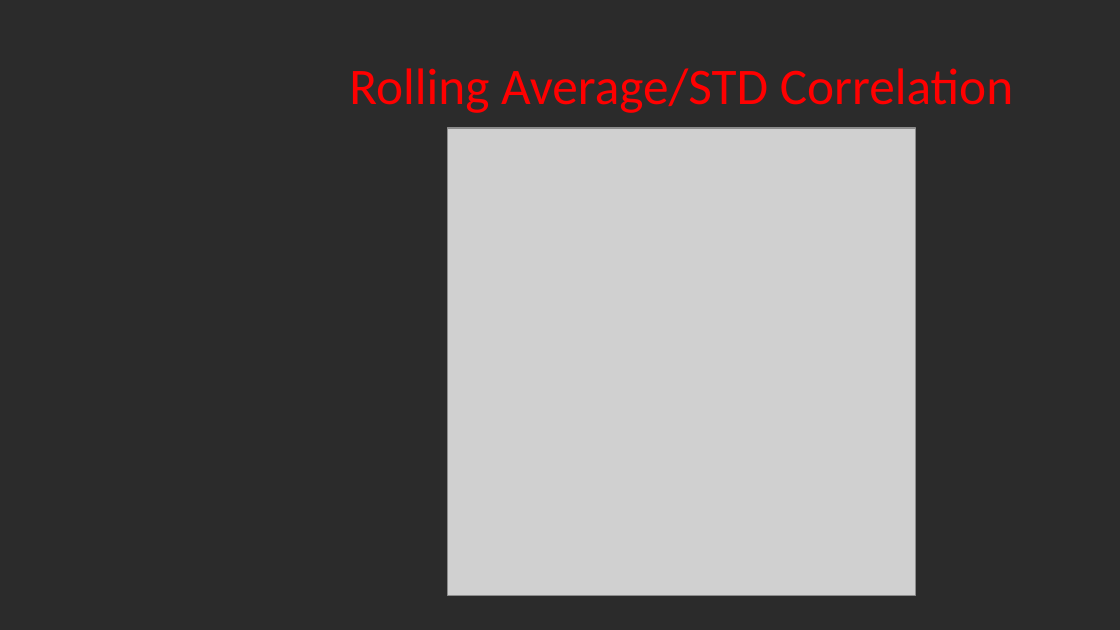
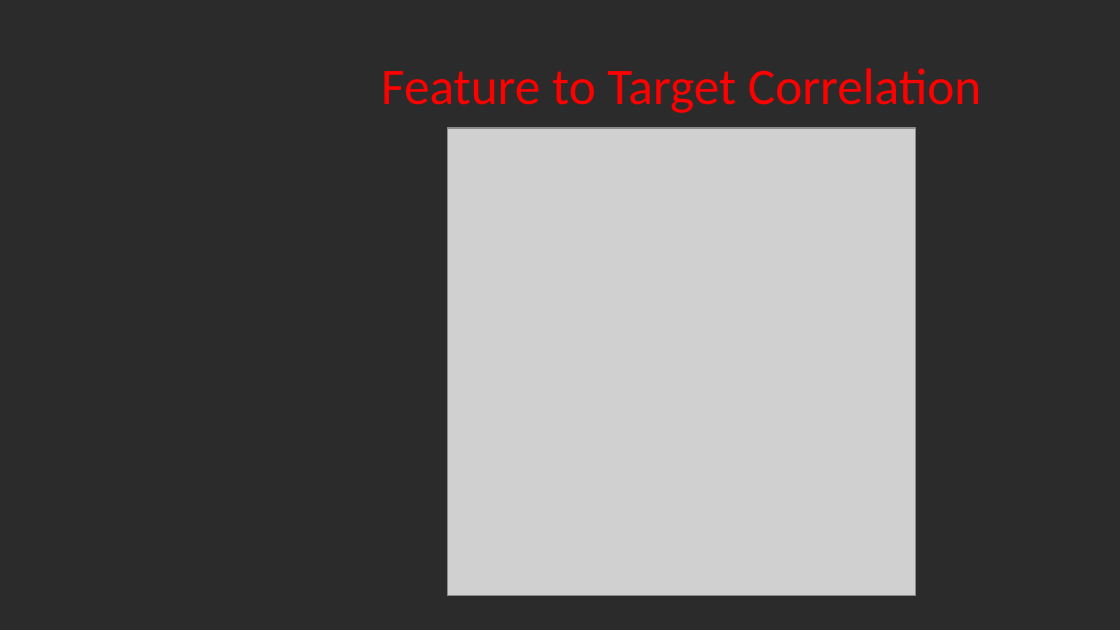
Before and after one commit to Spencerbuckner/EUR-USD-Time-Series-Analysis-ML-Model, a slide deck: slide 10 of DSI EURUSD Powerpoint.pptx. Drawn at 1120x630 pixels with LibreOffice and Linux fonts; fonts in the diff are those of the drawing; grey boxes stand for pictures; background and template pictures are left out; a plain dark background stands for a picture behind light text. Boxes give left, top, right and bottom in pixels: in the first picture for what was removed or moved away, otherwise in the second. Text is boxed around its words. In the diff, an @@ line names an element or a change of style, - is before the commit and + after.

```diff
--- a/DSI EURUSD Powerpoint.pptx
+++ b/DSI EURUSD Powerpoint.pptx
@@ title at bbox=[381, 68, 981, 113]: text changed @@
-Rolling Average/STD Correlation
+Feature to Target Correlation
```
Also in this commit, not shown: 3 other slides changed, 1 other file.
